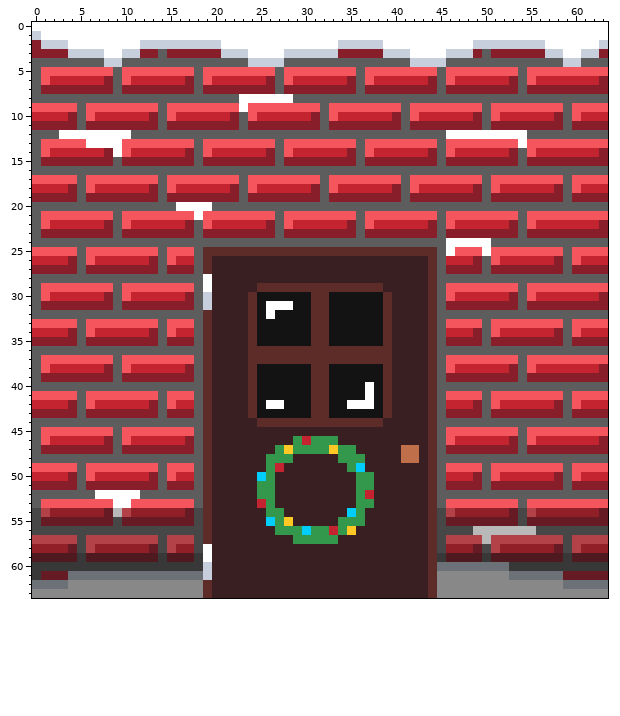
Two states of a pixel-art sprite, environment/textures/brtick_wall_door.png. This is how it looked before the edit.
The file is 64x64 pixels. Colours within 5 levels of each other are drawn and written as one.
New version:
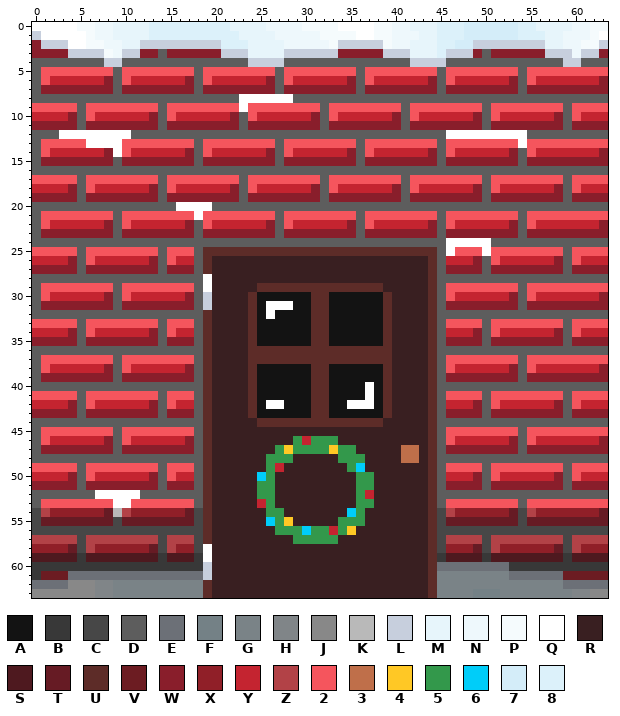
Palette (. is transparent): A #131313  B #383838  C #474747  D #5d5d5d  E #6c7077  F #748186  G #7a8387  H #808588  J #888888  K #b9b9b9  L #c7cfdd  M #e7f5fb  N #eef8fc  P #f5fbfd  Q #ffffff  R #391f21  S #4e191f  T #661b24  U #5d2c28  V #6c1c22  W #891e2b  X #901f28  Y #c42430  Z #b24247  2 #f5555d  3 #bf6f4a  4 #ffc825  5 #33984b  6 #00cdf9  7 #d4edf9  8 #dcf1fa
The edit:
@@ x 0..63 @@
- 0 QQQQQQQQQQQQQQQQQQQQQQQQQQQQQQQQQQQQQQQQQQQQQQQQQQQQQQQQQQQQQQQQ
- 1 LQQQQQQQQQQQQQQQQQQQQQQQQQQQQQQQQQQQQQQQQQQQQQQQQQQQQQQQQQQQQQQQ
- 2 WLLLQQQQQQQQLLLLLLLLLQQQQQQQQQQQQQLLLLLQQQQQQQQQQLLLLLLLLQQQQQQL
- 3 WWWWLLLLQQLLWWDWWWWWWLLLQQQQLLLLLLWWWWWLLLQQQQLLLWDWWWWWWLLQQLLW
+ 0 QQQQQPPNNMMMM888888888MMMMNNNNPPPPQQQQPPNNMMM88877777788MMMMNNPP
+ 1 LQQQQQPNNMMMM8888888888MMMMNNNNNPPPPQQPPNNNMM888777777888MMNNNPQ
+ 2 WLLLQQPPNNMMLLLLLLLLL888MMMMNNNNNPLLLLLPNNMMM8877LLLLLLLLMMNNPPL
+ 3 WWWWLLLLPNLLWWDWWWWWWLLLMMMMLLLLLLWWWWWLLLMMM8LLLWDWWWWWWLLLNLLW
  4 DDDDDDDDLLDDDDDDDDDDDDDDLLLLDDDDDDDDDDDDDDLLLLDDDDDDDDDDDDDLLDDD
@@ x 47..57 @@
 55 TTTTTTTCTTT
-56 CCKKKKKKKCC
-57 ZZZKZZZZZZZ
+56 CCCCCCCCCCC
+57 ZZZCZZZZZZZ
 58 XXTCZXXXXXX
@@ x 0..63 @@
 60 BBBBBBBBBBBBBBBBBBBLRRRRRRRRRRRRRRRRRRRRRRRRUEEEEEEEEBBBBBBBBBBB
-61 BTTTEEEEEEEEEEEEEEELRRRRRRRRRRRRRRRRRRRRRRRRUJJJJJJJJEEEEEETTTTT
-62 EEEEJJJJJJJJJJJJJJJURRRRRRRRRRRRRRRRRRRRRRRRUJJJJJJJJJJJJJJEEEEE
-63 JJJJJJJJJJJJJJJJJJJURRRRRRRRRRRRRRRRRRRRRRRRUJJJJJJJJJJJJJJJJJJJ
+61 BVVVEEEEEEEEEEEEEEELRRRRRRRRRRRRRRRRRRRRRRRRUGGGGGGGGEEEEEEVVVVV
+62 EEEEJJJHHGGGGGGGGGGURRRRRRRRRRRRRRRRRRRRRRRRUGGGGGGGGGGGGGGEEEEE
+63 JJJJJJJHHGGGGGGGGGGURRRRRRRRRRRRRRRRRRRRRRRRUGGGGFFFGGGGGGGGHHJJ
